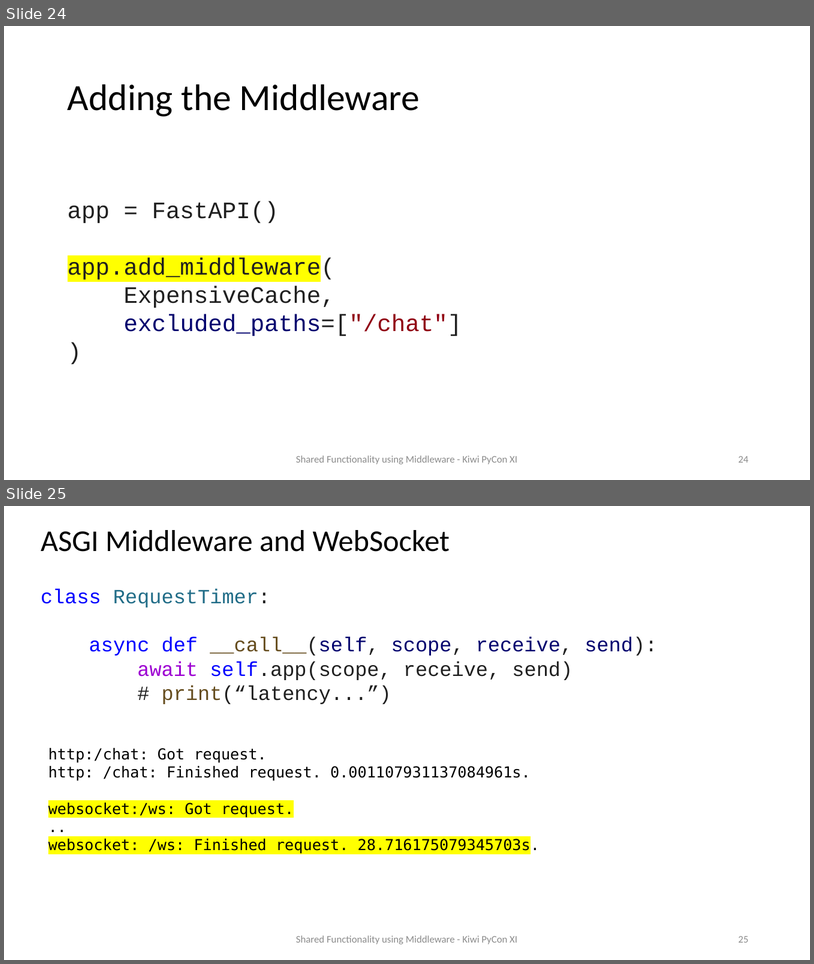
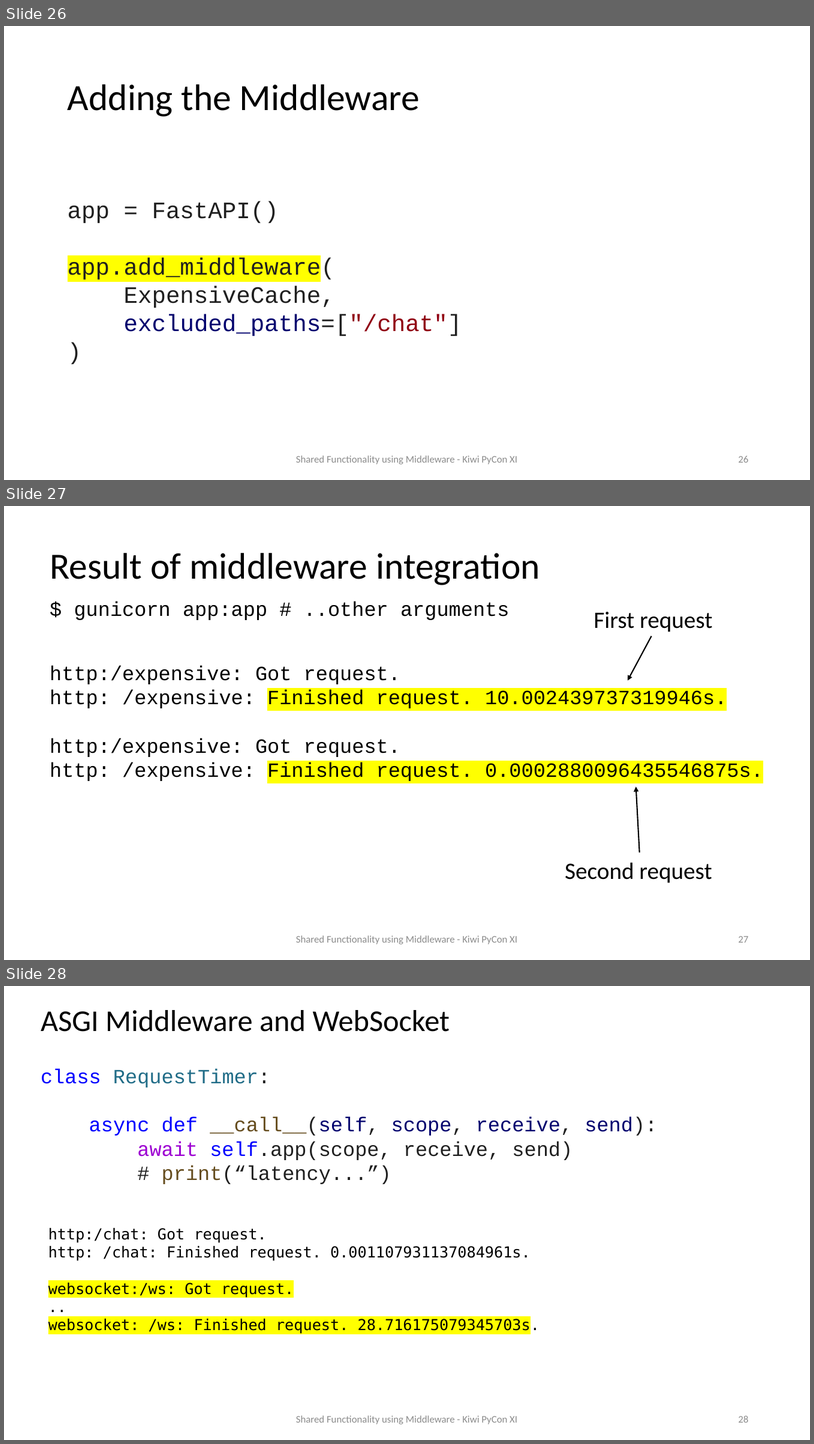
Before and after one commit to prod-python/kiwi-pycon-xi, a slide deck: slides.pptx. Shown one above the other, each under a label of ours: slides 24 and 25 before the commit, slides 26, 27 and 28 after it. The pictures are 814x964 and 814x1444 pixels, drawn with LibreOffice and Linux fonts; fonts in the diff are those of the drawing. Boxes give left, top, right and bottom in pixels: in the first picture for what was removed or moved away, otherwise in the second. Text is boxed around its words. In the diff, an @@ line names an element or a change of style, - is before the commit and + after.

```diff
--- a/slides.pptx
+++ b/slides.pptx
@@ slide 27 added at (4, 506, 810, 960), background #FFFFFF @@
@@ title added at (50, 553, 540, 585), 44 pt, text #000000 @@
+Result of middleware integration
@@ text added at (50, 601, 764, 781), 24 pt, text #000000 @@
+$ gunicorn app:app # ..other arguments
+http:/expensive: Got request.
+http: /expensive: Finished request. 10.002439737319946s.
+http:/expensive: Got request.
+http: /expensive: Finished request. 0.0002880096435546875s.
@@ text added at (594, 612, 713, 632), 28 pt, text #000000 @@
+First request
@@ arrow added from (652, 636) to (629, 680), #000000 1.5 pt @@
@@ arrow added from (640, 852) to (636, 787), #000000 1.5 pt @@
@@ text added at (565, 862, 712, 883), 28 pt, text #000000 @@
+Second request
@@ text added at (296, 935, 518, 944), 12 pt, text #8C8C8C @@
+Shared Functionality using Middleware - Kiwi PyCon XI
@@ page number added at (738, 936, 749, 942), 12 pt, text #8C8C8C @@
+27
@@ what was slide 24 is now slide 26 @@
@@ page number at (738, 456, 749, 462): text changed @@
-24
+26
@@ what was slide 25 is now slide 28 @@
@@ page number at (738, 1415, 749, 1422): text changed @@
-25
+28
```
Also in this commit, not shown: 12 slides changed, 2 other slides added, 4 slides removed, 2 other files.
